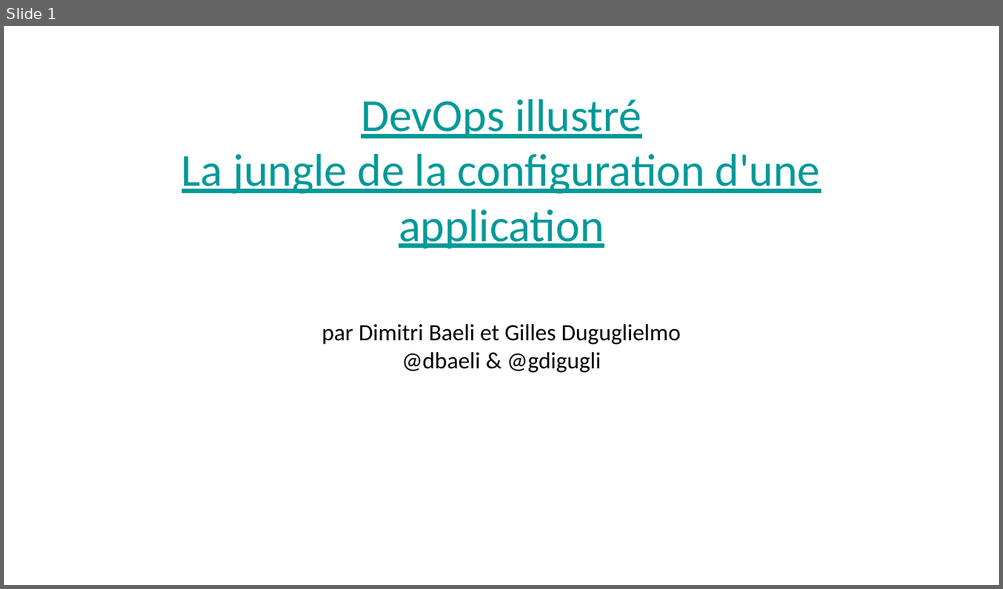
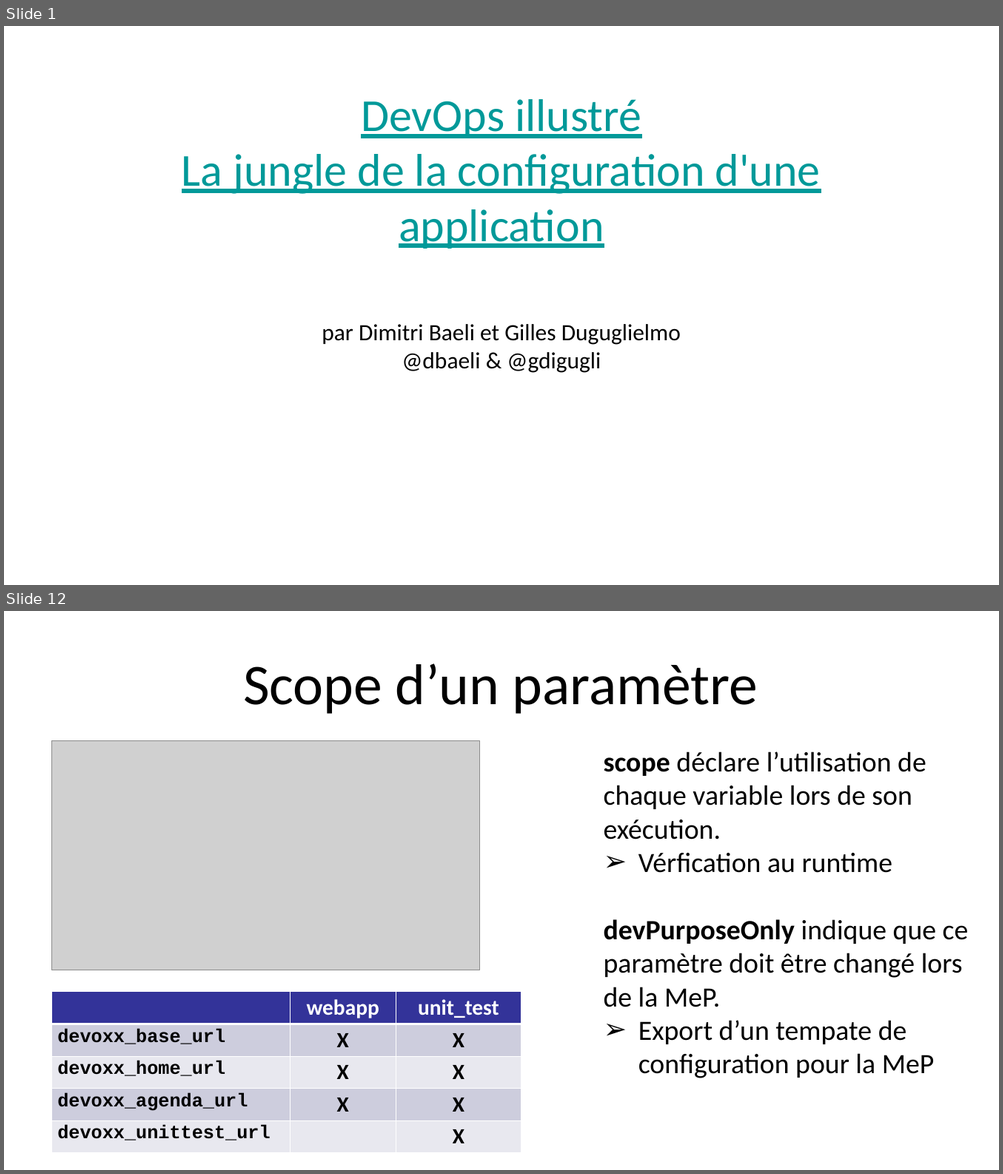
Before and after one commit to dbaeli/conf4j, a slide deck: Devops_Configuration_Jungle_Devoxx_FR_2012.pptx. Shown one above the other, each under a label of ours: slide 1 before the commit, slides 1 and 12 after it; the slides between them are not shown. The pictures are 1003x589 and 1003x1174 pixels, drawn with LibreOffice and Linux fonts; fonts in the diff are those of the drawing; grey boxes stand for pictures; background and template pictures are left out. Boxes give left, top, right and bottom in pixels: in the first picture for what was removed or moved away, otherwise in the second. Text is boxed around its words. In the diff, an @@ line names an element or a change of style, - is before the commit and + after.

```diff
--- a/Devops_Configuration_Jungle_Devoxx_FR_2012.pptx
+++ b/Devops_Configuration_Jungle_Devoxx_FR_2012.pptx
@@ slide 12 added at (4,611,999,1170), background picture (left out) @@
@@ title added at (243,664,758,714), 74 pt, text #000000 @@
+Scope d’un paramètre
@@ picture added at (52,741,480,970) @@
@@ text added at (603,752,968,1079), 36 pt, text #000000 @@
+scope déclare l’utilisation de chaque variable lors de son exécution.
+➢ Vérfication au runtime
+devPurposeOnly indique que ce paramètre doit être changé lors de la MeP.
+➢ Export d’un tempate de configuration pour la MeP
@@ table added at (52,992,521,1150), 5 rows, 3 columns @@
+ | webapp | unit_test
+devoxx_base_url | X | X
+devoxx_home_url | X | X
+devoxx_agenda_url | X | X
+devoxx_unittest_url |  | X
@@ page number added at (975,1154,993,1170), 14 pt, text #FFFFFF @@
+12
```
Also in this commit, not shown: 2 slides changed, 11 other slides added, 12 slides removed, 5 other files.
